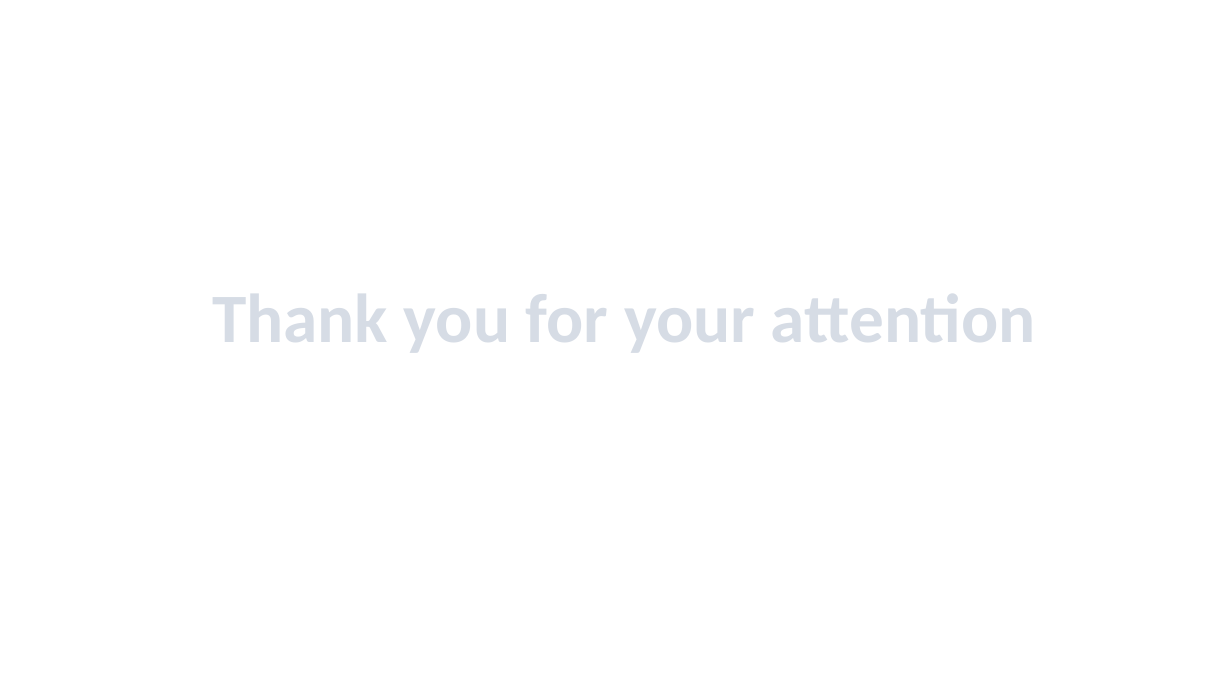
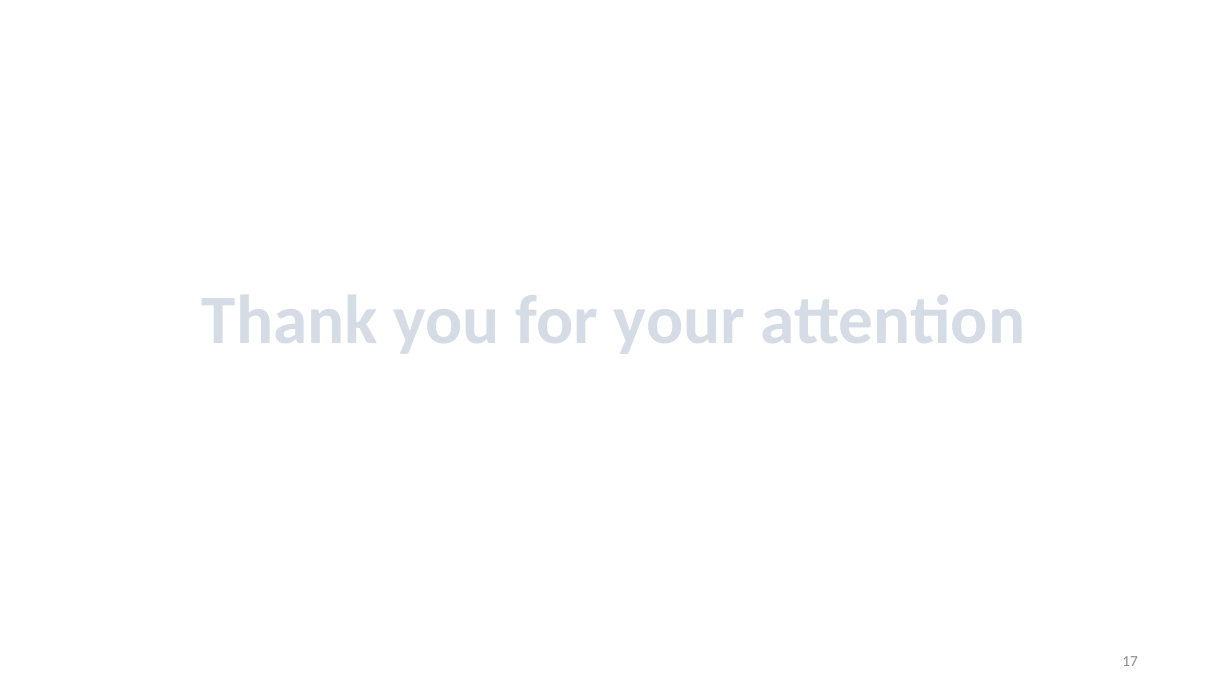
Before and after one commit to chris-nthu/communication, a slide deck: slide 17 of wireless_network/PaperReading/Report.pptx (slide 11 before the commit). Drawn at 1232x693 pixels with LibreOffice and Linux fonts; fonts in the diff are those of the drawing. Boxes give left, top, right and bottom in pixels: in the first picture for what was removed or moved away, otherwise in the second. Text is boxed around its words. In the diff, an @@ line names an element or a change of style, - is before the commit and + after.

```diff
--- a/wireless_network/PaperReading/Report.pptx
+++ b/wireless_network/PaperReading/Report.pptx
@@ text "Thank you for your attention": place and size @@
-text "Thank you for your attention" at (212,294,1036,352)
+text "Thank you for your attention" at (202,295,1026,353)
@@ page number added at (1122,656,1138,666), 12 pt, text #8C8C8C @@
+17
```
Also in this commit, not shown: 7 other slides changed, 9 slides added, 3 slides removed, 1 other file.
